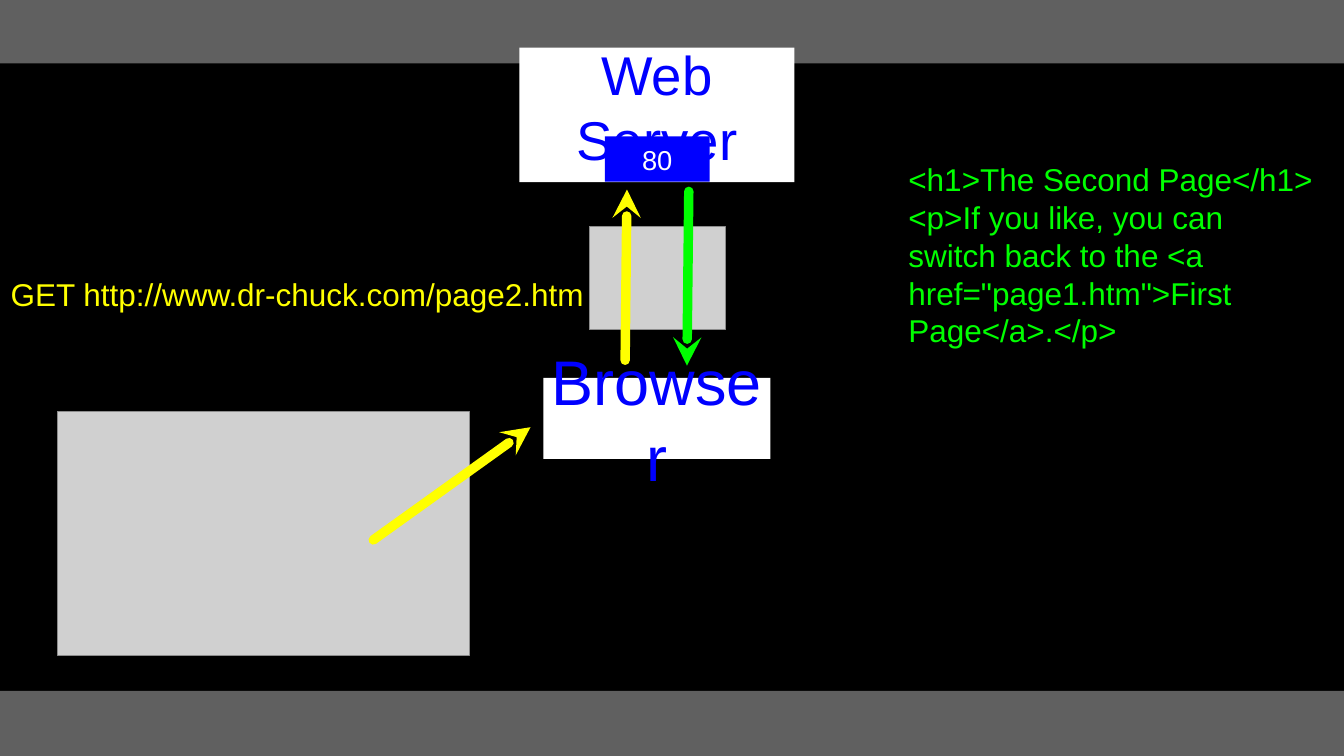
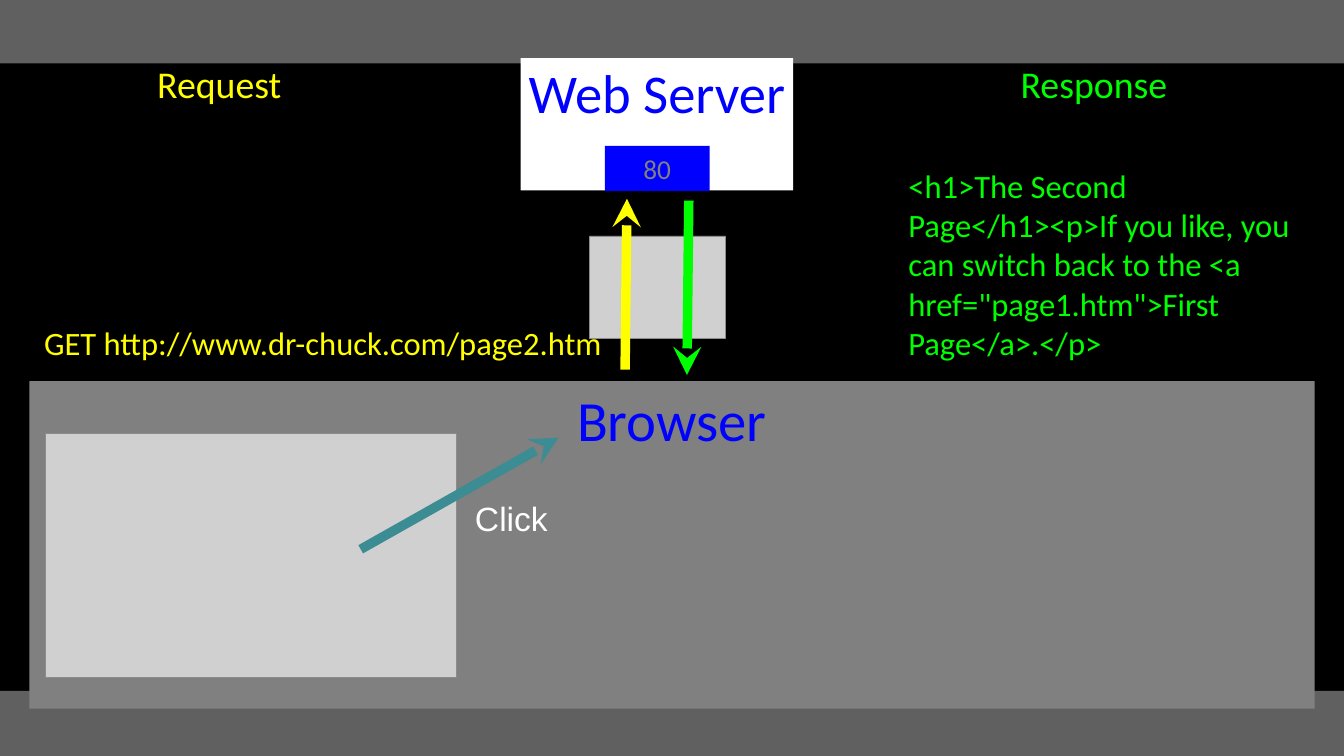
Before and after one commit to csev/py4e, a slide deck: slide 24 of lectures3/Pythonlearn-12-HTTP.pptx (slide 25 before the commit). Drawn at 1344x756 pixels with LibreOffice and Linux fonts; fonts in the diff are those of the drawing; grey boxes stand for pictures. Boxes give left, top, right and bottom in pixels: in the first picture for what was removed or moved away, otherwise in the second. Text is boxed around its words. In the diff, an @@ line names an element or a change of style, - is before the commit and + after.

```diff
--- a/lectures3/Pythonlearn-12-HTTP.pptx
+++ b/lectures3/Pythonlearn-12-HTTP.pptx
@@ rectangle "Web Server" at box(521, 58, 794, 190): font Arial to Calibri @@
@@ text added at box(157, 73, 281, 104), 36 pt, text #FFFF00 @@
+Request
@@ text added at box(1021, 73, 1168, 104), 36 pt, text #00FF00 @@
+Response
@@ rectangle "80" at box(605, 146, 710, 191): font Arial to Calibri, text colour #FFFFFF to #808080 @@
@@ text at box(908, 175, 1290, 361): text changed; size 30 to 31 pt; font Arial to Calibri @@
-<h1>The Second Page</h1>
-<p>If you like, you can switch back to the <a href="page1.htm">First Page</a>.</p>
+<h1>The Second Page</h1><p>If you like, you can switch back to the <a href="page1.htm">First Page</a>.</p>
@@ 2 rectangles, 2 arrows, 1 picture: place and size @@
-2 rectangles, 2 arrows, 1 picture at box(519, 48, 794, 366)
+2 rectangles, 2 arrows, 1 picture at box(521, 58, 794, 375)
@@ text "GET http://www.dr-chuck.com/page2.htm": place and size @@
-text "GET http://www.dr-chuck.com/page2.htm" at box(11, 283, 583, 312)
+text "GET http://www.dr-chuck.com/page2.htm" at box(44, 329, 602, 361)
@@ text "GET http://www.dr-chuck.com/page2.htm" at box(44, 329, 602, 361): size 30 to 31 pt, font Arial to Calibri @@
@@ rectangle "Browser": place and size @@
-rectangle "Browser" at box(543, 378, 770, 459)
+rectangle "Browser" at box(29, 381, 1315, 708)
@@ rectangle "Browser" at box(29, 381, 1315, 708): size 60 to 54 pt, font Arial to Calibri; vertical alignment middle to top; fill #FFFFFF to #808080 @@
@@ picture: place and size @@
-picture at box(57, 411, 469, 655)
+picture at box(45, 433, 457, 677)
@@ arrow moved from (531, 427) - (373, 540) to (559, 438) - (361, 550) @@
@@ arrow (559, 438) - (361, 550): stroke #FFFF00 9 pt to #3C8C93 9 pt @@
@@ text added at box(475, 506, 548, 531), 32 pt, text #FFFFFF @@
+Click
```
Also in this commit, not shown: 44 other slides changed, 4 slides added, 14 slides removed, 7 other files.
